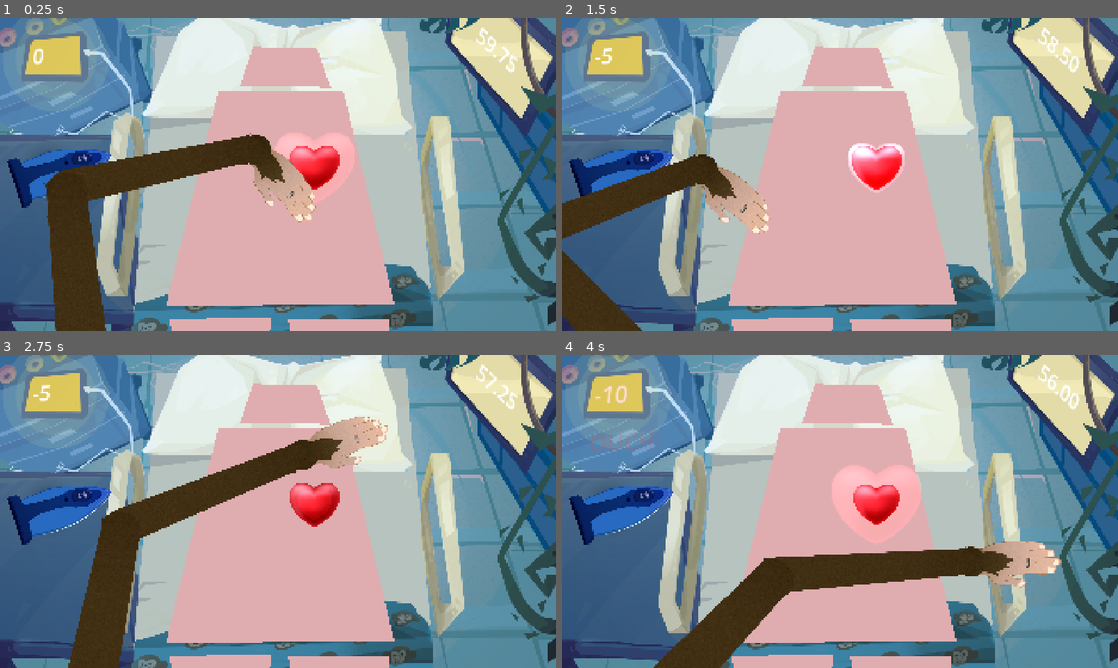
Above: before the commit, frames 1-4 (two rows, left to right).
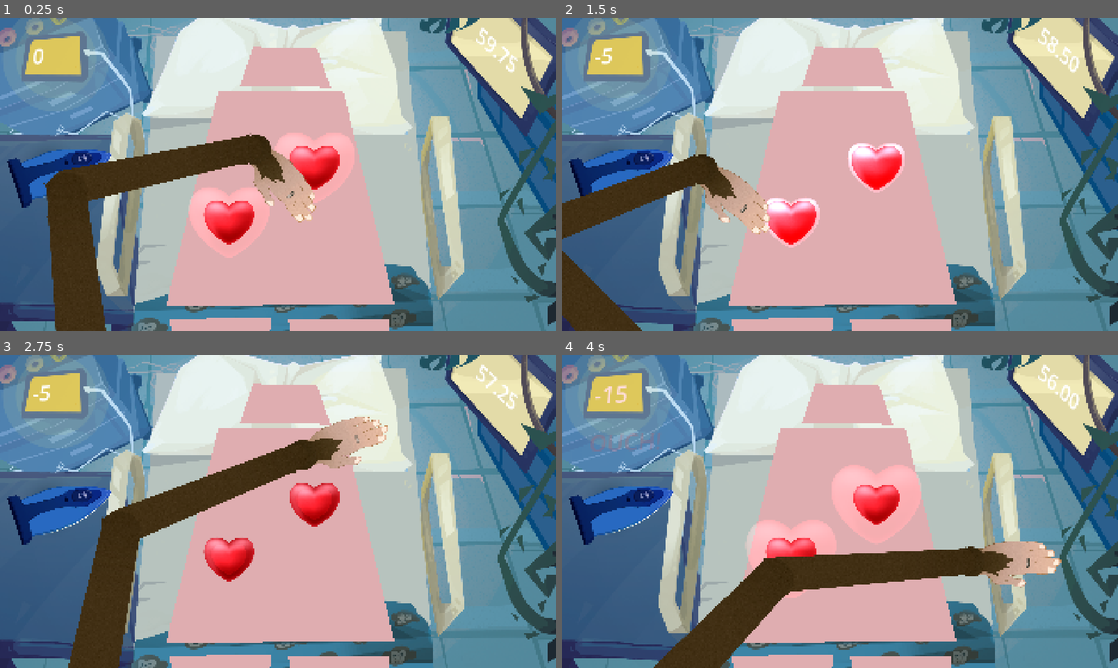
Above: after the commit, the same moments.

Repository: NathouneOne/GameJam_0226
Game: Godot game, scene res://Scenes/Game/game.tscn
Same seed, same stepped clock (60 frames per second), same inputs: the game is played once before the commit and once after it. This scene is started directly instead of the project's main scene. The engine's default icon, where the game draws it, is replaced by a stand-in: a white triangle on a blue panel in a dark square.
Inputs (mouse positions are in pixels of both pictures, inside the frame that each line leads up to):
- Up to frame 1 (0.25 s): no input
- Up to frame 2 (1.5 s): move the mouse to (962, 158) at 0.52 s; press the mouse at (962, 158) at 0.53 s; move the mouse to (728, 190) at 1.27 s; release the mouse at (728, 190) at 1.28 s; click (728, 190) at 1.35 s
- Up to frame 3 (2.75 s): move the mouse to (333, 442) at 2.02 s; press the mouse at (333, 442) at 2.03 s
- Up to frame 4 (4 s): move the mouse to (812, 574) at 2.77 s; release the mouse at (812, 574) at 2.78 s; click (812, 574) at 2.85 s; move the mouse to (1006, 558) at 3.52 s; press the mouse at (1006, 558) at 3.53 s

The runs differ from the first frame. In frame 1, 2.3% of the frame differs, in the area x 33-49%, y 54-77%; in frame 2, 1.2%; in frame 3, 0.9%; in frame 4, 1.8%.

Commit message:
feat: patient animation

Diff:
--- /dev/null
+++ b/game-jam-0226/Scenes/Game/game.gd
@@ -0,0 +1,31 @@
+@tool
+extends Node2D
+class_name Game
+
+@onready var patient: Patient = $Patient
+@onready var animation_player: AnimationPlayer = $AnimationPlayer
+
+
+
+# Called when the node enters the scene tree for the first time.
+func _ready() -> void:
+	patient.patient_done.connect(_on_patient_done)
+	pass # Replace with function body.
+
+func _on_patient_done() -> void:
+	print("[Game] Patient done !")
+	# on out finished,
+	animation_player.animation_finished.connect(
+		func (animation_name: String) -> void:
+			if animation_name == "patient_out":
+				_on_patient_animation_out_done()
+	)
+	animation_player.play("patient_out")
+
+func _on_patient_animation_out_done() -> void:
+	# Played backwards as I did not find how to invert
+	animation_player.play_backwards("patient_in")
+
+# Called every frame. 'delta' is the elapsed time since the previous frame.
+func _process(delta: float) -> void:
+	pass
--- a/game-jam-0226/Scenes/Game/game.tscn
+++ b/game-jam-0226/Scenes/Game/game.tscn
@@ -4,6 +4,7 @@
 [ext_resource type="Script" uid="uid://ds4pi4ocajr22" path="res://Scenes/Game/score.gd" id="1_flgk0"]
 [ext_resource type="PackedScene" uid="uid://dgn4ub5vss8hf" path="res://Scenes/hand/hands.tscn" id="1_mv0hc"]
 [ext_resource type="Texture2D" uid="uid://c3hilgl2uc34p" path="res://Assets/Graphismes/TELE_APERATION.png" id="1_qtymf"]
+[ext_resource type="Script" uid="uid://b4q2ax0maqjtw" path="res://Scenes/Game/game.gd" id="1_ypmwd"]
 [ext_resource type="Theme" uid="uid://b2tioy6g4l1nk" path="res://Resources/default_theme.tres" id="2_flgk0"]
 [ext_resource type="Texture2D" uid="uid://drywx78pas5gi" path="res://Assets/Graphismes/GAMEJAM_Dr_MABOUL_enviro_perso.png" id="2_i1e5p"]
 [ext_resource type="Texture2D" uid="uid://dmvmfr47s6iux" path="res://Assets/Graphismes/LIANES.png" id="2_ypmwd"]
@@ -16,18 +17,31 @@
 size = Vector2(179, 491)
 
 [sub_resource type="Animation" id="Animation_ypmwd"]
-length = 0.001
+resource_name = "patient_in"
+length = 0.5
 tracks/0/type = "value"
 tracks/0/imported = false
 tracks/0/enabled = true
-tracks/0/path = NodePath("Patient:rotation")
+tracks/0/path = NodePath("Patient:position")
 tracks/0/interp = 1
 tracks/0/loop_wrap = true
 tracks/0/keys = {
-"times": PackedFloat32Array(0),
-"transitions": PackedFloat32Array(1),
+"times": PackedFloat32Array(0, 0.1, 0.23333333, 0.36666667, 0.40000004, 0.5),
+"transitions": PackedFloat32Array(1, 1, 1, 1, 1, 1),
 "update": 0,
-"values": [0.0]
+"values": [Vector2(893, 610), Vector2(883, 569.99994), Vector2(826, 727), Vector2(867, 818), Vector2(929, 957), Vector2(893, 1770)]
+}
+tracks/1/type = "value"
+tracks/1/imported = false
+tracks/1/enabled = true
+tracks/1/path = NodePath("Patient:rotation")
+tracks/1/interp = 1
+tracks/1/loop_wrap = true
+tracks/1/keys = {
+"times": PackedFloat32Array(0, 0.23333333, 0.38328844, 0.5),
+"transitions": PackedFloat32Array(1, 1, 1, 1),
+"update": 0,
+"values": [0.0, -0.05235988, 0.034906585, 0.0]
 }
 
 [sub_resource type="Animation" id="Animation_oejk7"]
@@ -60,13 +74,15 @@
 
 [sub_resource type="AnimationLibrary" id="AnimationLibrary_upfqs"]
 _data = {
-&"RESET": SubResource("Animation_ypmwd"),
-&"out": SubResource("Animation_oejk7")
+&"patient_in": SubResource("Animation_ypmwd"),
+&"patient_out": SubResource("Animation_oejk7")
 }
 
 [node name="Game" type="Node2D" unique_id=2073138695]
+script = ExtResource("1_ypmwd")
 
 [node name="Overlay" type="Node2D" parent="." unique_id=1159351321]
+z_index = 6
 
 [node name="TV" type="Sprite2D" parent="Overlay" unique_id=1557836626]
 position = Vector2(960, 540)
@@ -77,7 +93,7 @@
 texture = ExtResource("2_ypmwd")
 
 [node name="GameScore" type="Node2D" parent="." unique_id=2011718870]
-z_index = 2
+z_index = 1
 position = Vector2(118.000015, 85.00001)
 rotation = -0.036651913
 skew = 0.14660765
@@ -108,6 +124,7 @@
 text = "OUCH!"
 
 [node name="GameTime" type="Node2D" parent="." unique_id=539290177]
+z_index = 7
 position = Vector2(1636, 65)
 rotation = 0.7382743
 skew = -0.3333579
@@ -169,5 +186,5 @@
 [node name="Patient" parent="." unique_id=855156239 instance=ExtResource("8_ypmwd")]
 position = Vector2(893, 610)
 
-[node name="Animation" type="AnimationPlayer" parent="." unique_id=211062614]
+[node name="AnimationPlayer" type="AnimationPlayer" parent="." unique_id=211062614]
 libraries/ = SubResource("AnimationLibrary_upfqs")
--- a/game-jam-0226/Scenes/Game/patient.gd
+++ b/game-jam-0226/Scenes/Game/patient.gd
@@ -76,6 +76,13 @@
 		_preset = v
 		load_preset(v)
 
+# Getter ensures the Callable is resolved when the button is used (avoids Nil at editor load).
+@export_tool_button("Emit patient_done", "Callable") var emit_patient_done_action: Callable:
+	get: return _editor_emit_patient_done
+
+func _editor_emit_patient_done() -> void:
+	print("[Patient] Patient done !")
+	patient_done.emit()
 
 func _get_game_nodes() -> Dictionary:
 	var out: Dictionary = {}
--- a/game-jam-0226/Scenes/Game/patient.tscn
+++ b/game-jam-0226/Scenes/Game/patient.tscn
@@ -6,7 +6,6 @@
 
 [node name="Patient" type="Node2D" unique_id=145693716]
 script = ExtResource("1_6j6pa")
-PRESET = 0
 
 [node name="Lit" type="Node2D" parent="." unique_id=1588782232]
 
@@ -48,7 +47,5 @@
 position = Vector2(193, -93.98999)
 
 [node name="Coeur2" parent="." unique_id=356672580 instance=ExtResource("2_6j6pa")]
-process_mode = 4
-visible = false
 z_index = 2
 position = Vector2(-102, 95)
Not shown, added: game-jam-0226/Scenes/Game/game.gd.uid
